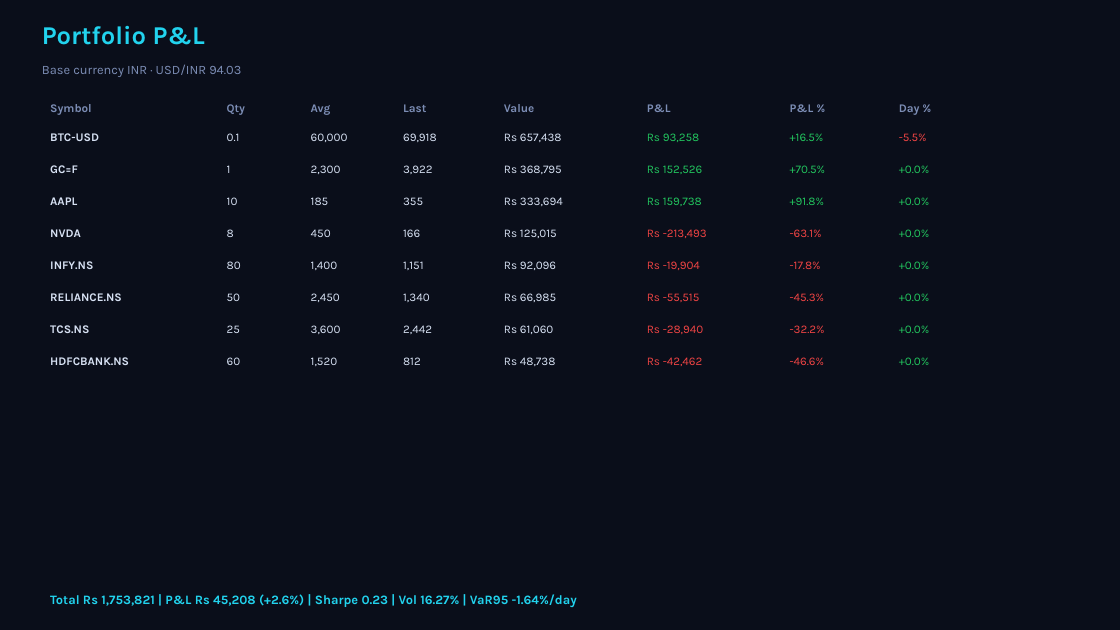
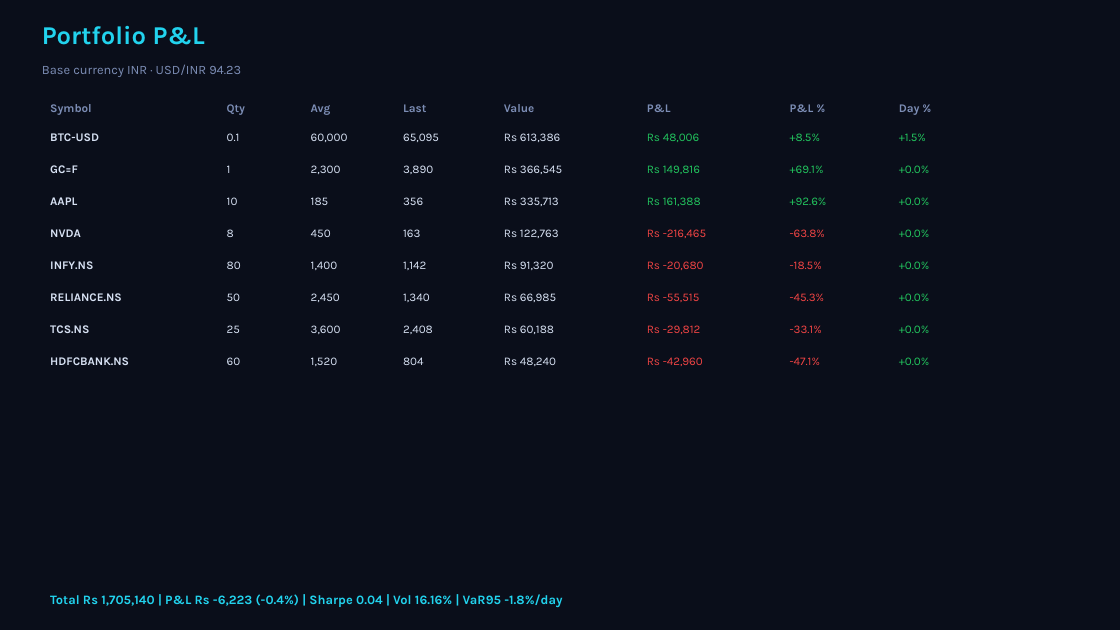
Before and after one commit to Pravkum23/pmr-terminal, a slide deck: slide 5 of docs/pmr_daily.pptx. Drawn at 1120x630 pixels with LibreOffice and Linux fonts; fonts in the diff are those of the drawing. Boxes give left, top, right and bottom in pixels: in the first picture for what was removed or moved away, otherwise in the second. Text is boxed around its words. In the diff, an @@ line names an element or a change of style, - is before the commit and + after.

```diff
--- a/docs/pmr_daily.pptx
+++ b/docs/pmr_daily.pptx
@@ text at (42,64,241,77): text changed @@
-Base currency INR · USD/INR 94.03
+Base currency INR · USD/INR 94.23
@@ text at (403,133,439,142): text changed @@
-69,918
+65,095
@@ text at (504,133,560,142): text changed @@
-Rs 657,438
+Rs 613,386
@@ text at (647,133,700,142): text changed @@
-Rs 93,258
+Rs 48,006
@@ text at (790,133,820,141): text changed @@
-+16.5%
++8.5%
@@ text at (899,133,926,141): text changed; text colour #EF4444 to #22C55E @@
--5.5%
++1.5%
@@ text at (403,165,433,174): text changed @@
-3,922
+3,890
@@ text at (504,165,562,174): text changed @@
-Rs 368,795
+Rs 366,545
@@ text at (647,165,700,174): text changed @@
-Rs 152,526
+Rs 149,816
@@ text at (790,165,824,173): text changed @@
-+70.5%
++69.1%
@@ text at (504,197,559,206): text changed @@
-Rs 333,694
+Rs 335,713
@@ text at (647,197,701,206): text changed @@
-Rs 159,738
+Rs 161,388
@@ text at (790,197,827,205): text changed @@
-+91.8%
++92.6%
@@ text at (504,229,559,238): text changed @@
-Rs 125,015
+Rs 122,763
@@ text at (647,229,706,238): text changed @@
-Rs -213,493
+Rs -216,465
@@ text at (790,229,825,237): text changed @@
--63.1%
+-63.8%
@@ text at (403,261,426,270): text changed @@
-1,151
+1,142
@@ text at (504,261,554,270): text changed @@
-Rs 92,096
+Rs 91,320
@@ text at (647,261,704,270): text changed @@
-Rs -19,904
+Rs -20,680
@@ text at (790,261,822,269): text changed @@
--17.8%
+-18.5%
@@ text at (403,325,433,334): text changed @@
-2,442
+2,408
@@ text at (504,325,554,334): text changed @@
-Rs 61,060
+Rs 60,188
@@ text at (647,325,701,334): text changed @@
-Rs -28,940
+Rs -29,812
@@ text at (790,325,822,333): text changed @@
--32.2%
+-33.1%
@@ text at (403,357,424,365): text changed @@
-812
+804
@@ text at (504,357,556,366): text changed @@
-Rs 48,738
+Rs 48,240
@@ text at (647,357,703,366): text changed @@
-Rs -42,462
+Rs -42,960
@@ text at (790,357,820,365): text changed @@
--46.6%
+-47.1%
@@ text at (50,594,562,607): text changed @@
-Total Rs 1,753,821 | P&L Rs 45,208 (+2.6%) | Sharpe 0.23 | Vol 16.27% | VaR95 -1.64%/day
+Total Rs 1,705,140 | P&L Rs -6,223 (-0.4%) | Sharpe 0.04 | Vol 16.16% | VaR95 -1.8%/day
```
Also in this commit, not shown: 3 other slides changed, 3 other files.
